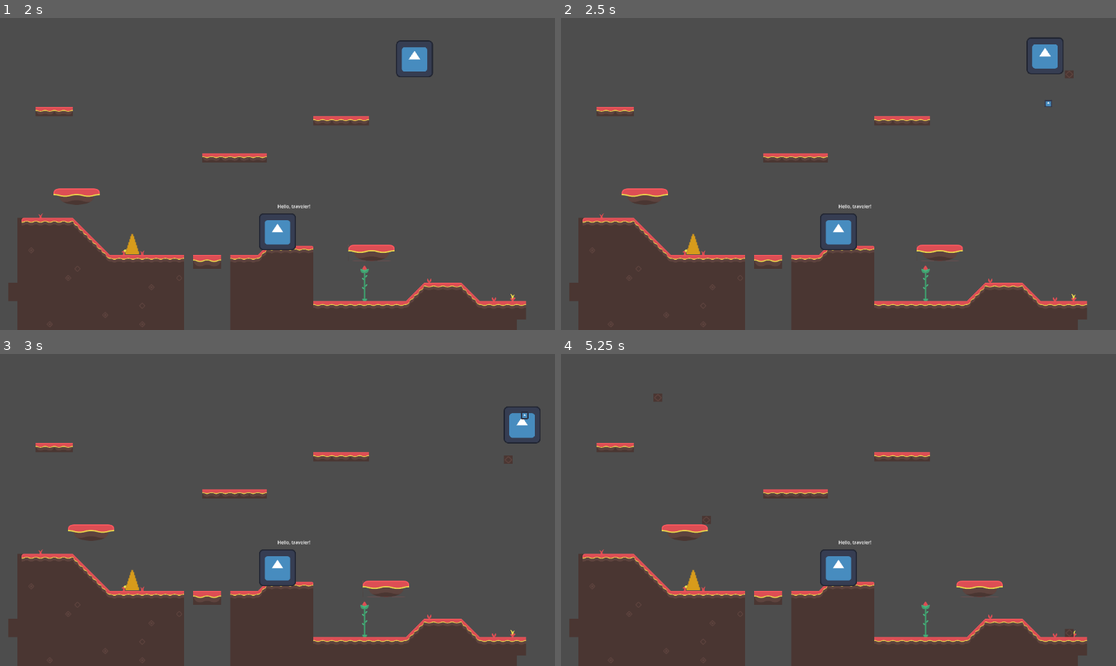
Above: before the commit, frames 1-4 (two rows, left to right).
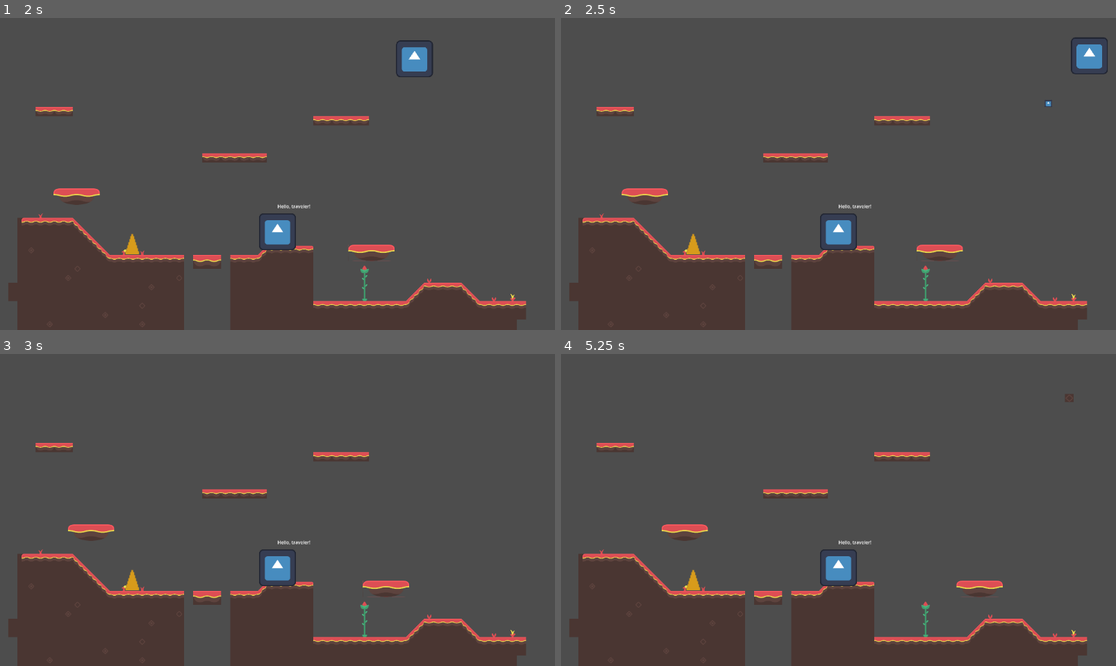
Above: after the commit, the same moments.

Repository: unsaltedkale/Quilt
Game: Godot game, scene res://main.tscn
The game is run twice, just before and just after one commit, with the same random seed, the same clock (stepped at 60 frames per second) and the same inputs. The engine's default icon, where the game draws it, is replaced by a stand-in: a white triangle on a blue panel in a dark square.
Inputs (mouse positions are in pixels of both pictures, inside the frame that each line leads up to):
- Up to frame 1 (2 s): click "PLAY" at 0.5 s; move the mouse to (399, 158) at 1.27 s; hold D (move_right) from 1.28 s (still down); tap F (fire_projectile) at 1.35 s; click (399, 158) at 1.42 s; tap Space (jump) at 1.52 s
- Up to frame 2 (2.5 s): keep holding D (move_right); move the mouse to (727, 189) at 2.02 s; tap F (fire_projectile) at 2.1 s; tap Space (jump) at 2.27 s
- Up to frame 3 (3 s): move the mouse to (333, 441) at 2.77 s; release D (move_right) at 2.78 s; hold A (move_left) from 2.78 s (still down); tap F (fire_projectile) at 2.85 s
- Up to frame 4 (5.25 s): move the mouse to (810, 572) at 3.52 s; release A (move_left) at 3.53 s; hold D (move_right) 3.53-5.03 s; tap F (fire_projectile) at 3.6, 4.35, 5.1 s; click (810, 572) at 3.67 s; tap Space (jump) at 3.77, 4.52 s; move the mouse to (1005, 556) at 4.27 s; move the mouse to (672, 463) at 5.02 s; hold A (move_left) from 5.03 s (still down)

Frame 1 is identical in both runs. In frame 2, 0.9% of the frame differs, in the area x 83-99%, y 6-20%; in frame 3, 0.5%; in frame 4, 0.1%.
Error after the commit: Parse Error: Function "get_parentqueue_free()" not found in base self. (res://Elena/Scripts/fallingobjectarea_2d.gd:13)

Commit message:
Oct 20 2025

Diff:
--- a/Elena/Scenes/fallingobject.tscn
+++ b/Elena/Scenes/fallingobject.tscn
@@ -17,6 +17,7 @@
 
 [node name="fallingobjectarea2d" type="Area2D" parent="."]
 script = ExtResource("1_mi2kw")
+damage_amount = null
 
 [node name="CollisionShape2D" type="CollisionShape2D" parent="fallingobjectarea2d"]
 shape = SubResource("CircleShape2D_5ns6d")
@@ -27,3 +28,5 @@
 texture = ExtResource("2_a5jbd")
 region_enabled = true
 region_rect = Rect2(8, 72, 48, 48)
+
+[node name="Timer" type="Timer" parent="."]
--- a/Elena/Scripts/Player_Health.gd
+++ b/Elena/Scripts/Player_Health.gd
@@ -1,6 +1,6 @@
 extends Node
 
-@export var max_health: int = 5
+@export var max_health: int = 1
 var health: int
 
 func _ready():
--- a/Elena/Scripts/fallingobjectarea_2d.gd
+++ b/Elena/Scripts/fallingobjectarea_2d.gd
@@ -1,6 +1,6 @@
 extends Area2D
 
-@export var damage_amount: int = 5
+@export var damage_amount: int = 1
 
 func _ready():
 	connect("body_entered", Callable(self, "_on_body_entered"))
@@ -8,3 +8,6 @@
 func _on_body_entered(body: Node) -> void:
 	if body.has_method("take_damage"):
 		body.take_damage(damage_amount)
+	if body is TileMapLayer:
+		print("Falling Object hit the ground")
+		get_parentqueue_free()
--- a/main.tscn
+++ b/main.tscn
@@ -13,7 +13,7 @@
 script/source = "extends Node2D  # Or whatever node you're using to spawn the objects
 
 var fallingobject = preload(\"res://Elena/Scenes/fallingobject.tscn\")
-var spawn_times = [2.0, 1.0, 2.0, 3.0] #I think time starts counting after previous - So the second time is actualy that time + previous.
+var spawn_times = [5.0, 10.0, 15.0, 30.0] #Time starts counting after previous - So the each time is actualy that time + previous times since the scene loaded
 var current_index = 0
 var timer_started = false
 var spawn_positions = [
